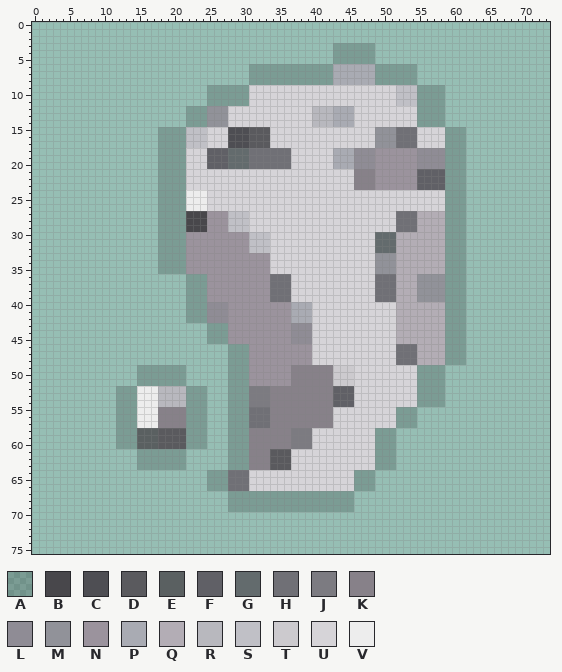
File history of a sprite sheet, Psyche_Game/Psyche_Game.Android/Assets/Content/asteroid2.png. This is how it looked before the edit.
The file is 74x76 pixels. Colours within 5 levels of each other are drawn and written as one.
Palette (. is transparent): A #0000002e  B #48474b  C #4e4e53  D #5a5a5e  E #5a6061  F #606066  G #636b6d  H #707076  J #7c7b81  K #878189  L #8f8c95  M #919299  N #9b939d  P #a9abb3  Q #b3adb5  R #b8b8be  S #c0c0c6  T #cccace  U #d6d4d8  V #ededed
The same view after the edit:
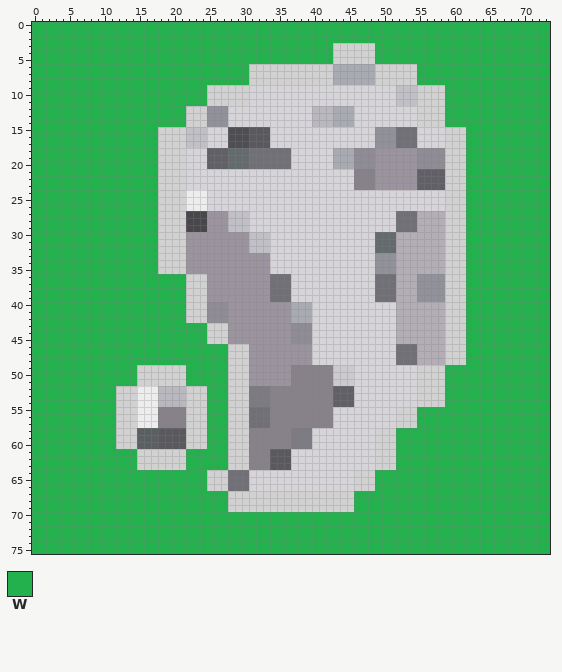
Colours new in this view: W #22b14c
From old to new:
colour A: #0000002e -> #d1d1d1
y 0..2: x 0..73 .......................................................................... -> WWWWWWWWWWWWWWWWWWWWWWWWWWWWWWWWWWWWWWWWWWWWWWWWWWWWWWWWWWWWWWWWWWWWWWWWWW
y 3..5: x 0..42 ........................................... -> WWWWWWWWWWWWWWWWWWWWWWWWWWWWWWWWWWWWWWWWWWW; x 49..73 ......................... -> WWWWWWWWWWWWWWWWWWWWWWWWW
y 6..8: x 0..30 ............................... -> WWWWWWWWWWWWWWWWWWWWWWWWWWWWWWW; x 55..73 ................... -> WWWWWWWWWWWWWWWWWWW
y 9..11: x 0..24 ......................... -> WWWWWWWWWWWWWWWWWWWWWWWWW; x 59..73 ............... -> WWWWWWWWWWWWWWW
y 12..14: x 0..21 ...................... -> WWWWWWWWWWWWWWWWWWWWWW; x 59..73 ............... -> WWWWWWWWWWWWWWW
y 15..35: x 0..17 .................. -> WWWWWWWWWWWWWWWWWW; x 62..73 ............ -> WWWWWWWWWWWW
y 36..42: x 0..21 ...................... -> WWWWWWWWWWWWWWWWWWWWWW; x 62..73 ............ -> WWWWWWWWWWWW
y 43..45: x 0..24 ......................... -> WWWWWWWWWWWWWWWWWWWWWWWWW; x 62..73 ............ -> WWWWWWWWWWWW
y 46..48: x 0..27 ............................ -> WWWWWWWWWWWWWWWWWWWWWWWWWWWW; x 62..73 ............ -> WWWWWWWWWWWW
y 49..51: x 0..14 ............... -> WWWWWWWWWWWWWWW; x 22..27 ...... -> WWWWWW; x 59..73 ............... -> WWWWWWWWWWWWWWW
y 52..54: x 0..11 ............ -> WWWWWWWWWWWW; x 25..27 ... -> WWW; x 59..73 ............... -> WWWWWWWWWWWWWWW
y 55..57: x 0..11 ............ -> WWWWWWWWWWWW; x 25..27 ... -> WWW; x 55..73 ................... -> WWWWWWWWWWWWWWWWWWW
y 58..60: x 0..11 ............ -> WWWWWWWWWWWW; x 25..27 ... -> WWW; x 52..73 ...................... -> WWWWWWWWWWWWWWWWWWWWWW
y 61..63: x 0..14 ............... -> WWWWWWWWWWWWWWW; x 22..27 ...... -> WWWWWW; x 52..73 ...................... -> WWWWWWWWWWWWWWWWWWWWWW
y 64..66: x 0..24 ......................... -> WWWWWWWWWWWWWWWWWWWWWWWWW; x 49..73 ......................... -> WWWWWWWWWWWWWWWWWWWWWWWWW
y 67..69: x 0..27 ............................ -> WWWWWWWWWWWWWWWWWWWWWWWWWWWW; x 46..73 ............................ -> WWWWWWWWWWWWWWWWWWWWWWWWWWWW
y 70..75: x 0..73 .......................................................................... -> WWWWWWWWWWWWWWWWWWWWWWWWWWWWWWWWWWWWWWWWWWWWWWWWWWWWWWWWWWWWWWWWWWWWWWWWWW
Boxes around the changes in both pictures, in picture pixels (x1, y1, x2, y2):
changed: (32, 22, 550, 554)
